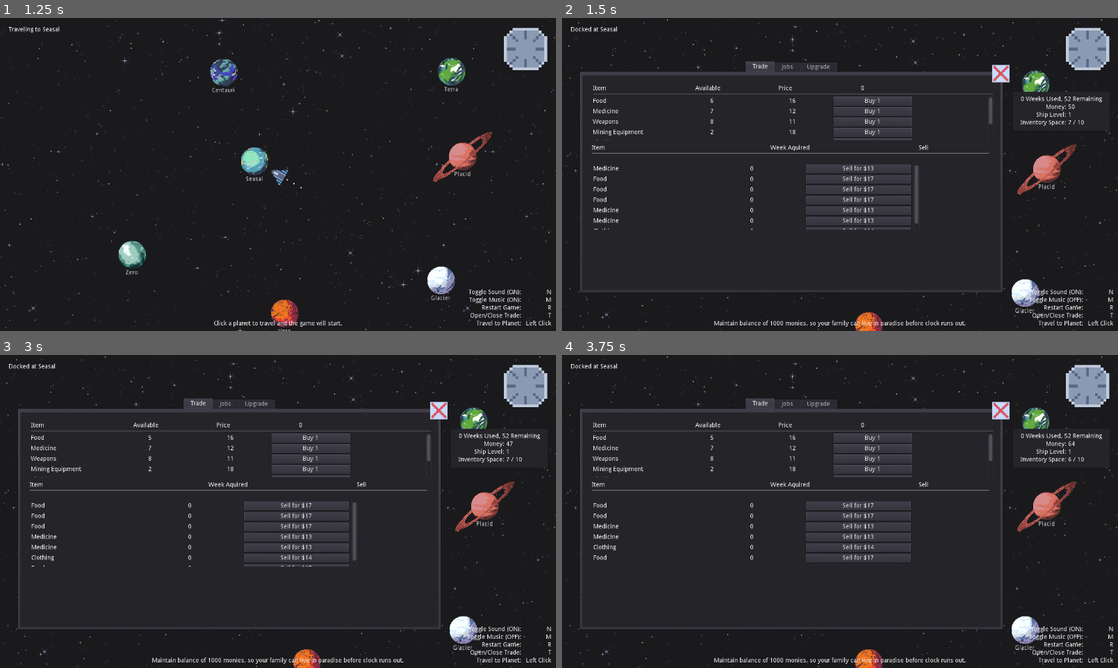
Above: before the commit, frames 1-4 (two rows, left to right).
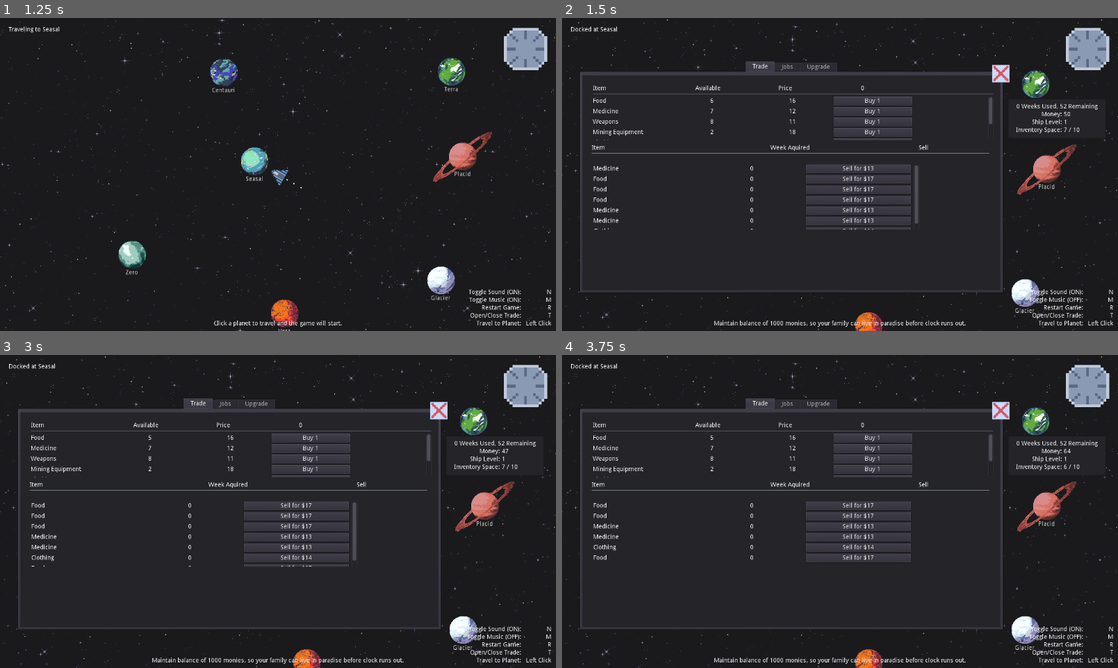
Above: after the commit, the same moments.

Repository: shadowhen/Star-Trader
Game: Godot game, scene res://World.tscn
Two runs of this game, one before a commit and one after it. Both use one fixed random seed, a clock stepped at 60 frames per second and the inputs below.
Inputs (mouse positions are in pixels of both pictures, inside the frame that each line leads up to):
- Up to frame 1 (1.25 s): tap A at 0.5 s; move the mouse to (205, 133) at 0.52 s; press the mouse at (205, 133) at 0.53 s; hold Right (ui_right) from 0.53 s (still down)
- Up to frame 2 (1.5 s): tap A at 1.25 s; move the mouse to (1017, 71) at 1.27 s; release Right (ui_right) at 1.28 s; release the mouse at (1017, 71) at 1.28 s; hold Down (ui_down) from 1.28 s (still down); tap M (toggle_music) at 1.35 s; click (1017, 71) at 1.42 s
- Up to frame 3 (3 s): release Down (ui_down) at 2 s; click "Buy 1" at 2 s; click "Sell for $13" at 2.75 s
- Up to frame 4 (3.75 s): click "Sell for $17" at 3.5 s

Frame 1 is identical in both runs. In frame 2, 0.5% of the frame differs, in the area x 81-98%, y 23-39%; in frame 3, 0.5%; in frame 4, 0.5%.

Commit message:
fixed InfoNow control anchors

Diff:
--- a/World.tscn
+++ b/World.tscn
@@ -220,10 +220,12 @@
 margin_right = 189.0
 
 [node name="InfoNow" parent="GUI/SharedUI" index="2"]
-margin_left = 995.0
-margin_top = 70.0
-margin_right = 1218.0
-margin_bottom = 159.0
+anchor_left = 1.0
+anchor_right = 1.0
+margin_left = 15.0
+margin_top = 87.0
+margin_right = 238.0
+margin_bottom = 176.0
 
 [node name="Clock" parent="GUI" instance=ExtResource( 13 )]
 anchor_left = 1.0
